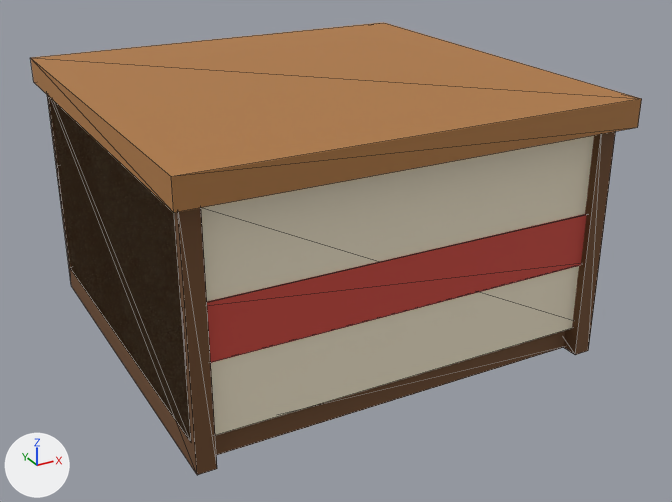
Before and after pictures for a commit that changed the glTF model godot/assets/models/furniture/counters/rail_1m.glb.
The view is the same before and after, from a 50 mm camera at (-0.938, -1.829, 1.077) aimed at (0.03, -0.068, 0.196). The lights are fixed; the arrows at lower left show +X, +Y and +Z. The older version comes first. Mesh edges are drawn as thin lines. Where no turn or scale is listed for an object, it has been applied to the vertices. Vertices at exactly the same position are counted once.

Names of what the first picture shows: 'rail_1m_body'.
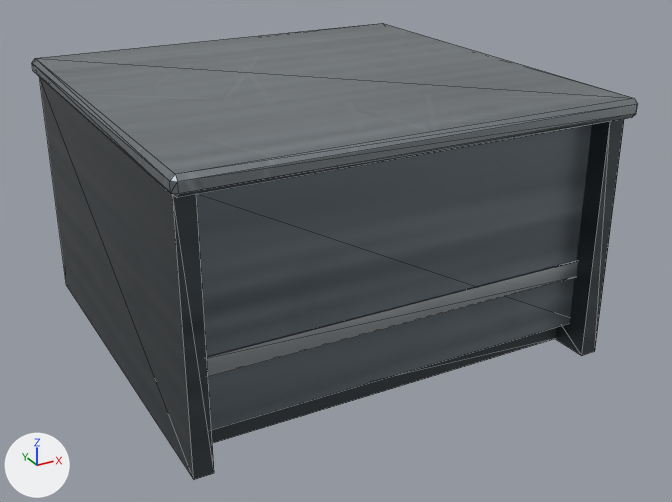
Location of each change, [x1, y1, x2, y2] in pixels of the pictures (672 x 502 px; the box of a moved part takes in the faces that stretch with it):
'rail_1m_body', reshaped, recoloured (brown to grey)
    before: [30, 22, 642, 475]
    after: [32, 23, 637, 480]
part 1 of me_rail_1m_body, moved or reshaped
    before: [49, 98, 594, 436]
    after: [196, 125, 592, 430]
part 2 of me_rail_1m_body, moved or reshaped
    before: [181, 214, 587, 366]
    after: [207, 260, 578, 377]
part 3 of me_rail_1m_body, moved or reshaped
    before: [215, 330, 565, 455]
    after: [211, 328, 556, 443]
part 4 of me_rail_1m_body, moved or reshaped
    before: [47, 95, 217, 475]
    after: [40, 78, 214, 480]
part 5 of me_rail_1m_body, moved or reshaped
    before: [563, 132, 616, 355]
    after: [555, 119, 624, 356]
part 6 of me_rail_1m_body, rebuilt (8% shorter)
    before: [30, 22, 642, 213]
    after: [32, 23, 637, 198]

What changed in the scene script:
```text
Add mat_mat_steel_brushed_top:
    mat_mat_steel_brushed_top = bpy.data.materials.new('mat_steel_brushed_top')
    # colours: grey #afb6bc
    # uses the picture img_steel_brushed_top_albedo
    # uses the picture img_steel_brushed_top_normal
    # uses the picture img_steel_brushed_top_orm
Add mat_mat_steel_dark:
    mat_mat_steel_dark = bpy.data.materials.new('mat_steel_dark')
    # colours: dark grey #575e62
    # uses the picture img_steel_brushed_albedo
    # uses the picture img_steel_brushed_normal
    # uses the picture img_steel_brushed_orm
Add mat_mat_steel_brushed:
    mat_mat_steel_brushed = bpy.data.materials.new('mat_steel_brushed')
    # colours: light grey #ccd2d6
    # uses the picture img_steel_brushed_albedo
    # uses the picture img_steel_brushed_normal
    # uses the picture img_steel_brushed_orm
Add mat_mat_steel_brushed_mid:
    mat_mat_steel_brushed_mid = bpy.data.materials.new('mat_steel_brushed_mid')
    # colours: grey #8a949c
    # uses the picture img_steel_brushed_albedo
    # uses the picture img_steel_brushed_normal
    # uses the picture img_steel_brushed_orm
Change me_rail_1m_body:
    remove me_rail_1m_body.from_pydata(...)  # 56 vertices, 70 faces; spans x -0.5..0.5, y -0.5..0.5, z 0.0..0.6
    remove me_rail_1m_body.materials.append(mat_mat_canvas_cream)  # pale yellow #f1e6cc
    remove me_rail_1m_body.materials.append(mat_mat_wood_mid)  # brown #b07a45
    remove me_rail_1m_body.materials.append(mat_mat_wood_dark)  # brown #6e4a2b
    remove me_rail_1m_body.materials.append(mat_mat_canvas_stripe)  # red #c9483d
    add me_rail_1m_body.from_pydata(...)  # 72 vertices, 104 faces; spans x -0.5..0.5, y -0.5..0.5, z 0.0..0.6
    me_rail_1m_body part 1: the loose piece of 8 vertices spanning x -0.48..0.48, y -0.44..0.44, z 0.06..0.54 is scaled about its middle by (1, 0.955, 1.04), then moved by (0.0, 0.0, 0.01), in mat_mat_steel_brushed_mid
    me_rail_1m_body part 2: the loose piece of 8 vertices spanning x -0.48..0.48, y -0.445..-0.44, z 0.22..0.34 is scaled about its middle by (1, 1, 0.333), then moved by (0.0, 0.02, -0.08), in mat_mat_steel_brushed
    me_rail_1m_body part 3: the loose piece of 8 vertices spanning x -0.47..0.47, y -0.42..0.42, z 0.0..0.06 is scaled about its middle by (1, 0.905, 1), in mat_mat_steel_dark
    me_rail_1m_body part 4: the loose piece of 8 vertices spanning x -0.48..-0.44, y -0.46..0.46, z 0.0..0.54 is scaled about its middle by (1, 1.02, 1.04), then moved by (-0.01, 0.0, 0.01), in mat_mat_steel_dark
    me_rail_1m_body part 5: the loose piece of 8 vertices spanning x 0.44..0.48, y -0.46..0.46, z 0.0..0.54 is scaled about its middle by (1, 1.02, 1.04), then moved by (0.01, 0.0, 0.01), in mat_mat_steel_dark
    me_rail_1m_body part 6: the loose piece of 8 vertices spanning x -0.5..0.5, y -0.5..0.5, z 0.54..0.6 is rebuilt with 24 vertices and now spans x -0.5..0.5, y -0.5..0.5, z 0.56..0.6, in mat_mat_steel_brushed_top
    other edits to the shape of me_rail_1m_body do not show in these pictures
    add me_rail_1m_body.materials.append(mat_mat_steel_brushed_top)
    add me_rail_1m_body.materials.append(mat_mat_steel_brushed_mid)
    add me_rail_1m_body.materials.append(mat_mat_steel_brushed)
    add me_rail_1m_body.materials.append(mat_mat_steel_dark)
```
